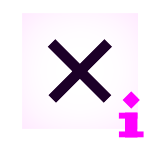
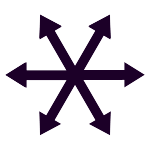
Layered file, before and after one edit (150×150). Changes by layer:
hid group "point parent voxel" (9 layers) over [6, 13, 145, 138]
painted on "Rectangle 13" over [125, 112, 138, 138]
added group "discretize" with 16 layers above "voxel blend vectors copy" over [5, 13, 145, 138]
added group "Group 3" (1st of 3, in "discretize") with 12 layers in group "discretize" over [5, 14, 145, 136]
added group "Group 7 copy 3" with 3 layers in group "Group 3" over [39, 14, 111, 136]
added layer "Rectangle 9 copy 15" (1st of 3, in "discretize" › "Group 3" › "Group 7 copy 3") in group "Group 7 copy 3" over [70, 14, 111, 80]
added layer "Rectangle 9 copy 13" (1st of 3, in "discretize" › "Group 3" › "Group 7 copy 3") in group "Group 7 copy 3" over [68, 15, 111, 82]
added layer "Rectangle 9 copy 12" (1st of 3, in "discretize" › "Group 3" › "Group 7 copy 3") in group "Group 7 copy 3" over [39, 69, 82, 136]
added group "Group 7 copy 2" with 3 layers in group "Group 3" over [39, 14, 111, 136]
added layer "Rectangle 9 copy 15" (2nd of 3, in "discretize" › "Group 3" › "Group 7 copy 2") in group "Group 7 copy 2" over [39, 14, 80, 80]
added layer "Rectangle 9 copy 13" (2nd of 3, in "discretize" › "Group 3" › "Group 7 copy 2") in group "Group 7 copy 2" over [39, 15, 82, 82]
added layer "Rectangle 9 copy 12" (2nd of 3, in "discretize" › "Group 3" › "Group 7 copy 2") in group "Group 7 copy 2" over [68, 69, 111, 136]
added group "Group 7 copy" with 3 layers in group "Group 3" over [5, 61, 145, 88]
added layer "Rectangle 9 copy 15" (3rd of 3, in "discretize" › "Group 3" › "Group 7 copy") in group "Group 7 copy" over [5, 62, 79, 88]
added layer "Rectangle 9 copy 13" (3rd of 3, in "discretize" › "Group 3" › "Group 7 copy") in group "Group 7 copy" over [6, 62, 80, 88]
added layer "Rectangle 9 copy 12" (3rd of 3, in "discretize" › "Group 3" › "Group 7 copy") in group "Group 7 copy" over [71, 61, 145, 88]